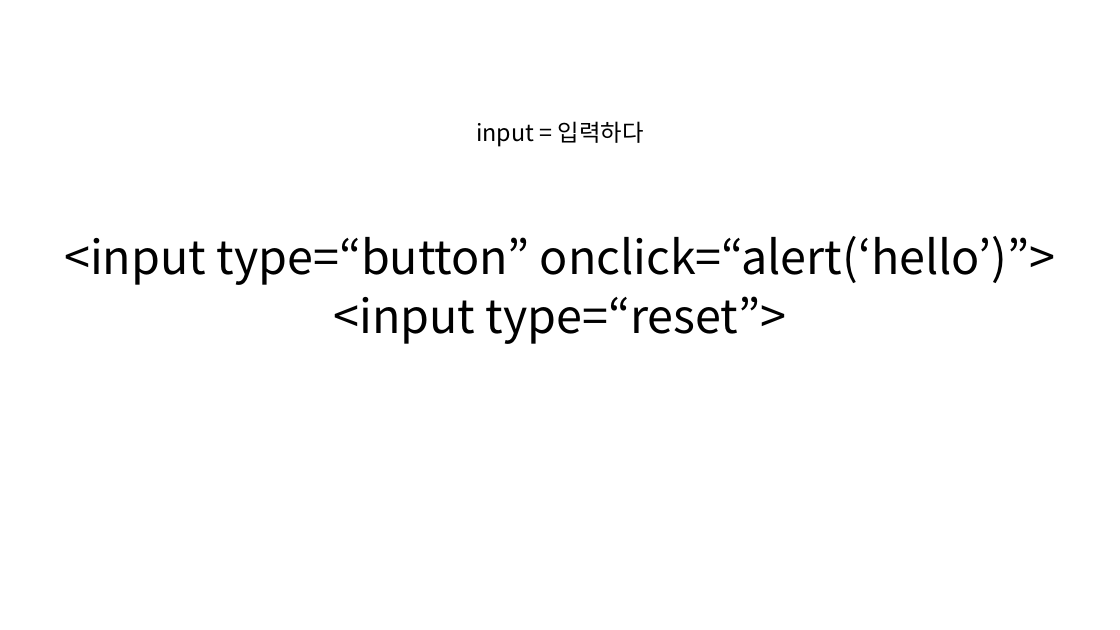
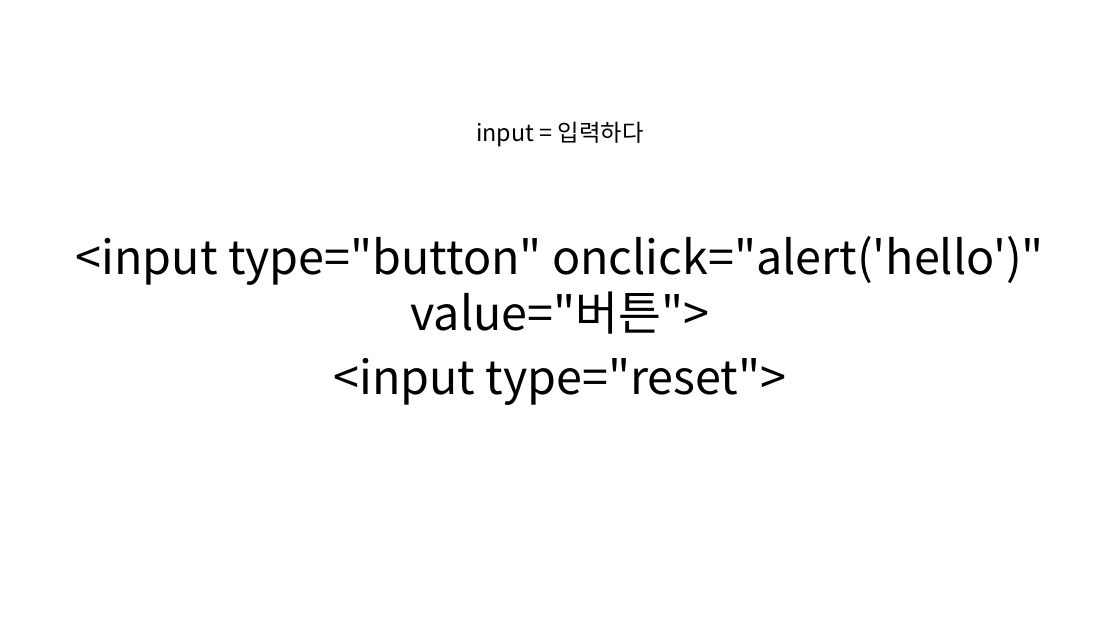
Before and after one commit to MainFe/mainfe.github.io, a slide deck: slide 58 of ppt/web-design.pptx. Drawn at 1120x630 pixels with LibreOffice and Linux fonts; fonts in the diff are those of the drawing. Boxes give left, top, right and bottom in pixels: in the first picture for what was removed or moved away, otherwise in the second. Text is boxed around its words. In the diff, an @@ line names an element or a change of style, - is before the commit and + after.

```diff
--- a/ppt/web-design.pptx
+++ b/ppt/web-design.pptx
@@ text at box(76, 236, 1044, 334): text changed @@
-<input type=“button” onclick=“alert(‘hello’)”>
+<input type="button" onclick="alert('hello')"
+value="버튼">
@@ text at box(333, 358, 787, 405): text changed @@
-<input type=“reset”>
+<input type="reset">
```
Also in this commit, not shown: 13 other slides changed, 41 slides added, 10 slides removed, 2 other files.
